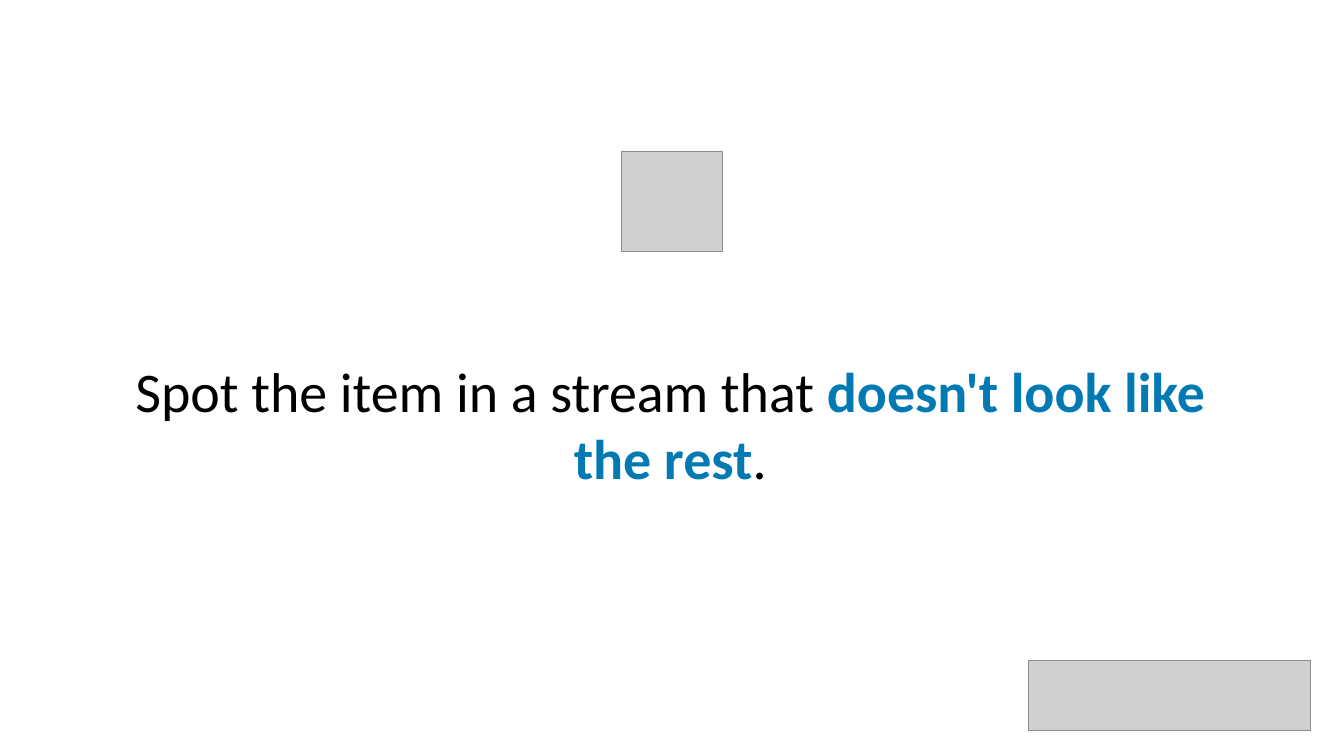
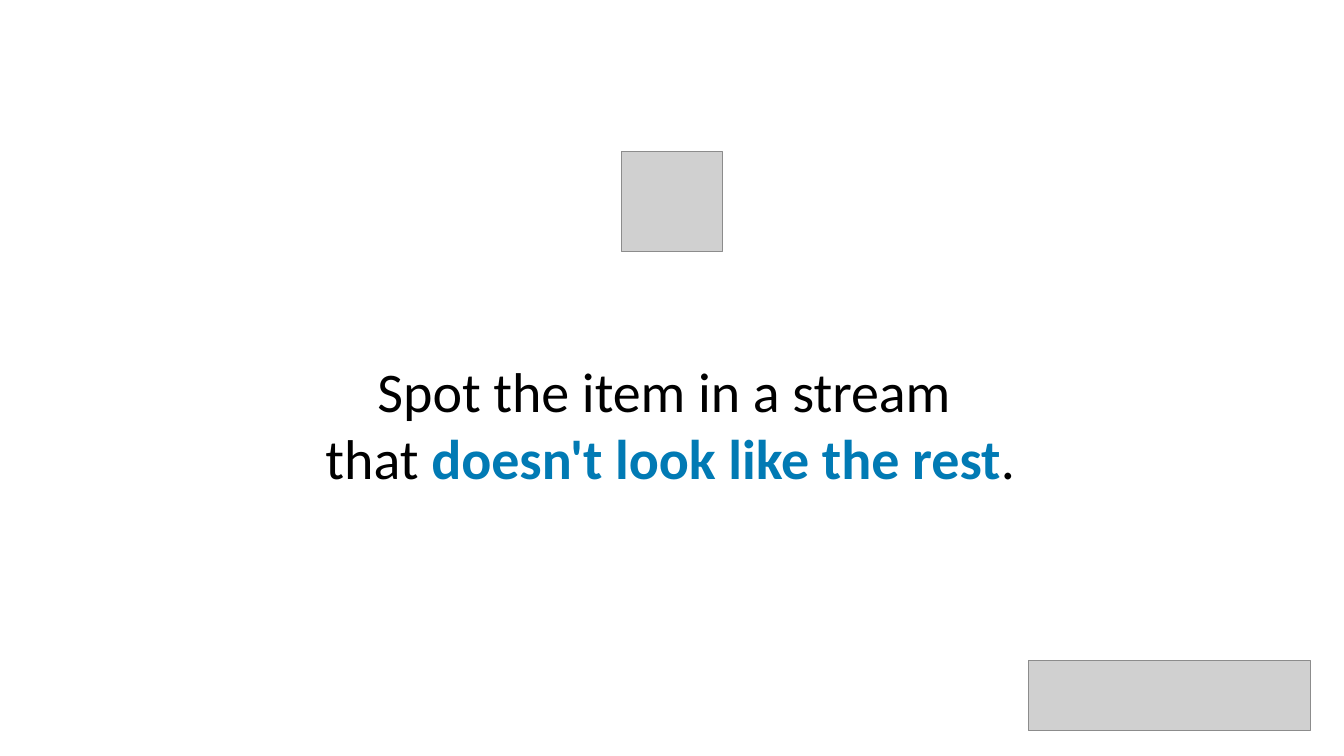
Before and after one commit to trailheadtechnology/10-ai-features-workshop, a slide deck: slide 19 of docs/slides/pptx/M3-deciding.pptx. Drawn at 1344x756 pixels with LibreOffice and Linux fonts; fonts in the diff are those of the drawing; grey boxes stand for pictures. Boxes give left, top, right and bottom in pixels: in the first picture for what was removed or moved away, otherwise in the second. Text is boxed around its words. In the diff, an @@ line names an element or a change of style, - is before the commit and + after.

```diff
--- a/docs/slides/pptx/M3-deciding.pptx
+++ b/docs/slides/pptx/M3-deciding.pptx
@@ text "Spot the item in a ..." rewrapped from (135,372,1205,480) to (325,373,1015,480) @@
```
Also in this commit, not shown: 2 other slides changed, 1 other file.
